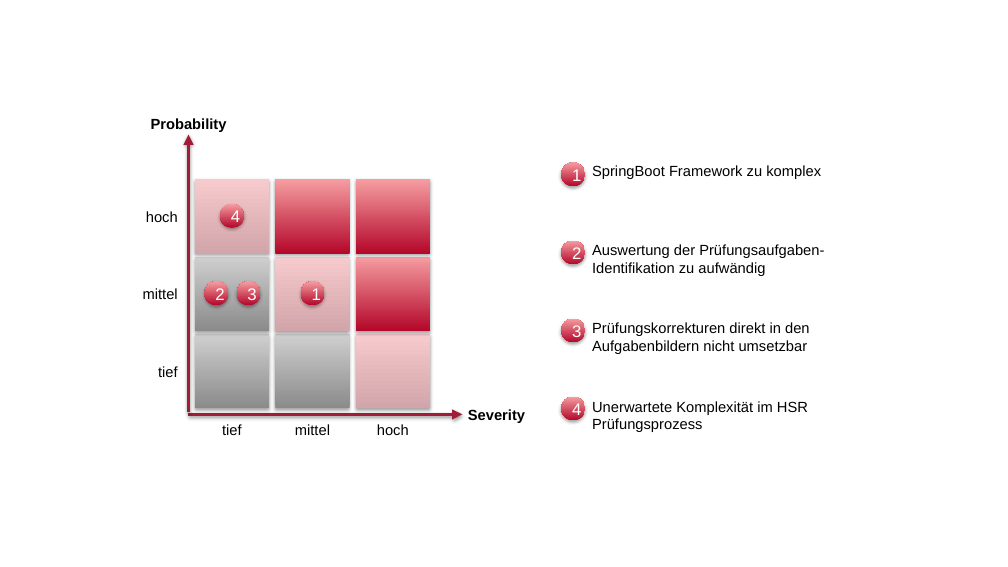
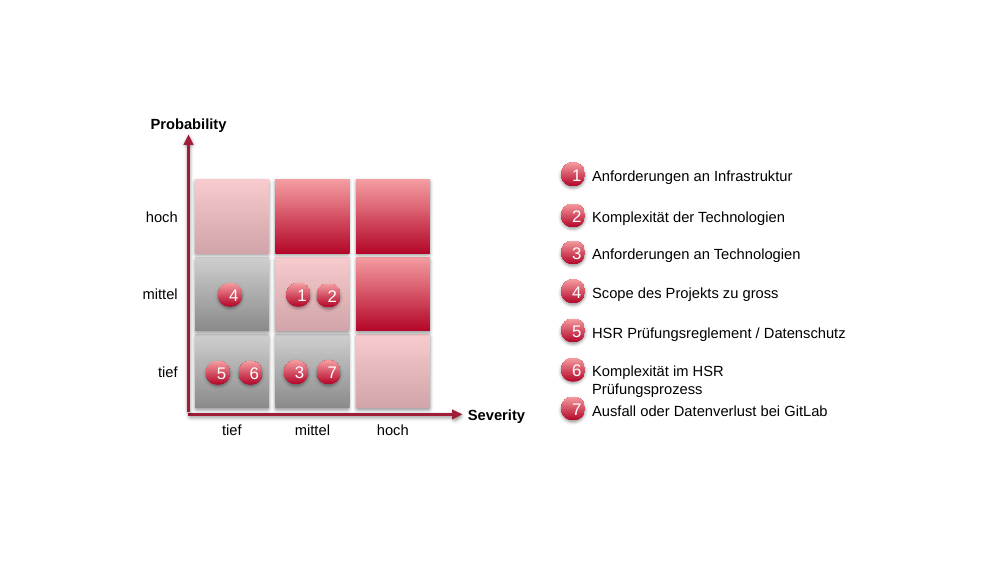
Before and after one commit to Examibur/examibur, a slide deck: slide 1 of docs/projektplan/Risikoanalyse.pptx. Drawn at 1008x567 pixels with LibreOffice and Linux fonts; fonts in the diff are those of the drawing. Boxes give left, top, right and bottom in pixels: in the first picture for what was removed or moved away, otherwise in the second. Text is boxed around its words. In the diff, an @@ line names an element or a change of style, - is before the commit and + after.

```diff
--- a/docs/projektplan/Risikoanalyse.pptx
+++ b/docs/projektplan/Risikoanalyse.pptx
@@ text at box(592, 170, 792, 184): text changed @@
-SpringBoot Framework zu komplex
+Anforderungen an Infrastruktur
@@ ellipse "2": place and size @@
-ellipse "2" at box(561, 240, 585, 264)
+ellipse "2" at box(561, 203, 585, 227)
@@ text added at box(592, 211, 785, 225), 14 pt, text #000000 @@
+Komplexität der Technologien
@@ ellipse "3": place and size @@
-ellipse "3" at box(561, 318, 585, 342)
+ellipse "3" at box(561, 240, 585, 264)
@@ text at box(592, 248, 801, 262): text changed @@
-Auswertung der Prüfungsaufgaben-Identifikation zu aufwändig
+Anforderungen an Technologien
@@ ellipse "4": place and size @@
-ellipse "4" at box(220, 204, 243, 228)
+ellipse "4" at box(219, 283, 242, 306)
@@ ellipse "1": place and size @@
-ellipse "1" at box(301, 281, 324, 305)
+ellipse "1" at box(287, 283, 310, 306)
@@ ellipse "2": place and size @@
-ellipse "2" at box(204, 281, 228, 305)
+ellipse "2" at box(317, 284, 340, 307)
@@ ellipse added at box(561, 280, 585, 303), fill gradient #B5082A to #F79DA3, 16 pt, text #FFFFFF @@
+4
@@ text added at box(592, 287, 779, 301), 14 pt, text #000000 @@
+Scope des Projekts zu gross
@@ ellipse added at box(561, 318, 585, 342), fill gradient #B5082A to #F79DA3, 16 pt, text #FFFFFF @@
+5
@@ text at box(592, 327, 846, 341): text changed @@
-Prüfungskorrekturen direkt in den Aufgabenbildern nicht umsetzbar
+HSR Prüfungsreglement / Datenschutz
@@ ellipse added at box(561, 358, 585, 381), fill gradient #B5082A to #F79DA3, 16 pt, text #FFFFFF @@
+6
@@ ellipse added at box(206, 361, 230, 385), fill gradient #B5082A to #F79DA3, 16 pt, text #FFFFFF @@
+5
@@ ellipse added at box(239, 361, 262, 385), fill gradient #B5082A to #F79DA3, 16 pt, text #FFFFFF @@
+6
@@ ellipse "3": place and size @@
-ellipse "3" at box(237, 281, 260, 305)
+ellipse "3" at box(284, 361, 308, 384)
@@ ellipse added at box(317, 361, 340, 384), fill gradient #B5082A to #F79DA3, 16 pt, text #FFFFFF @@
+7
@@ text at box(592, 365, 724, 397): text changed @@
-Unerwartete Komplexität im HSR Prüfungsprozess
+Komplexität im HSR Prüfungsprozess
@@ text in ellipse at box(572, 401, 581, 419): text changed @@
-4
+7
@@ text added at box(592, 405, 827, 416), 14 pt, text #000000 @@
+Ausfall oder Datenverlust bei GitLab
```
Also in this commit, not shown: 1 other file.
